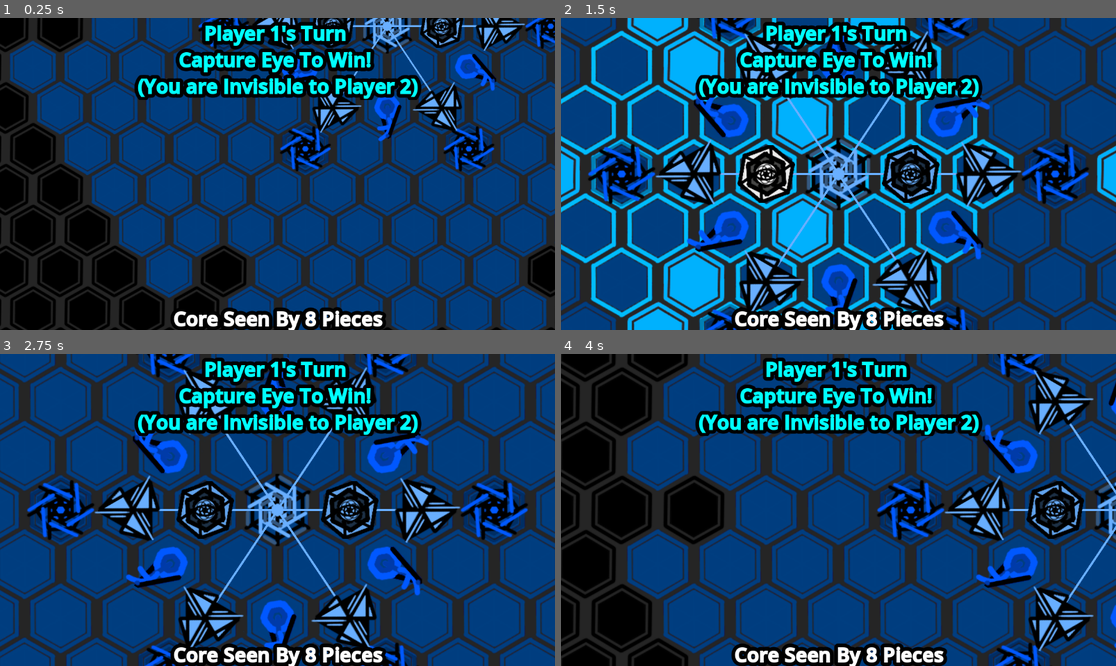
Above: before the commit, frames 1-4 (two rows, left to right).
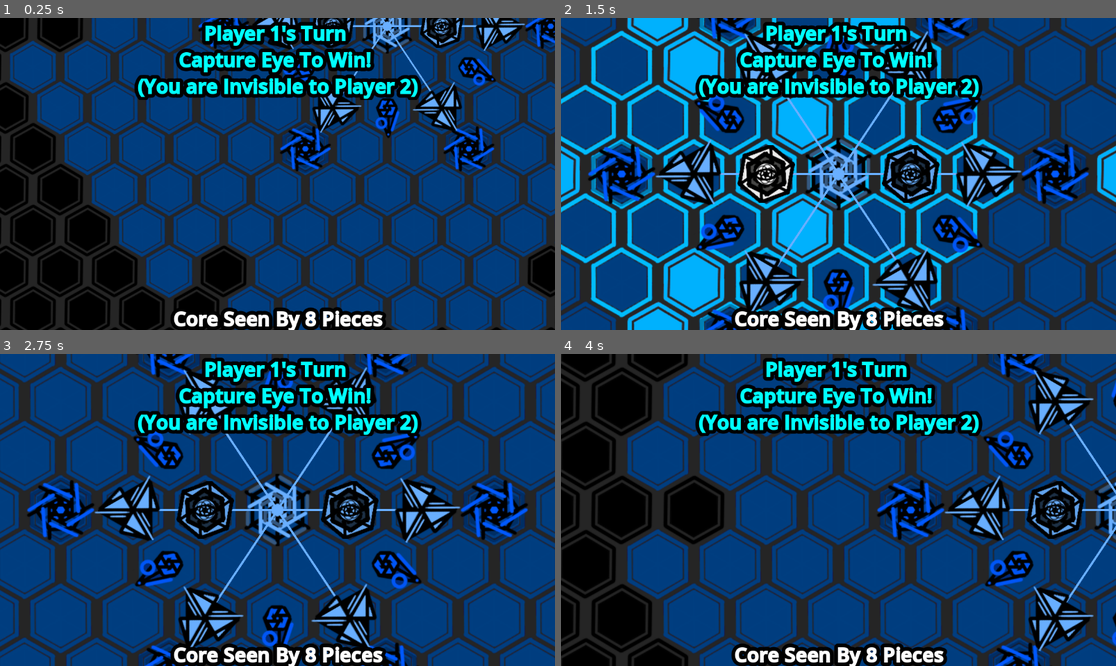
Above: after the commit, the same moments.

Repository: petesamerson/V-s-on
Game: Godot game, scene res://base_scene.tscn
Two runs of this game, one before a commit and one after it. Both use one fixed random seed, a clock stepped at 60 frames per second and the inputs below.
Inputs (mouse positions are in pixels of both pictures, inside the frame that each line leads up to):
- Up to frame 1 (0.25 s): no input
- Up to frame 2 (1.5 s): drag from (921, 64) to (1099, 64) at 0.52 s; tap Enter at 1.25 s; drag from (766, 174) to (910, 174) at 1.27 s
- Up to frame 3 (2.75 s): tap Space at 2 s; click (349, 510) at 2.17 s
- Up to frame 4 (4 s): tap Enter at 2.75 s; drag from (1054, 510) to (766, 510) at 2.77 s; tap Space at 3.5 s; drag from (622, 510) to (910, 510) at 3.52 s

The runs differ from the first frame. In frame 1, 1.0% of the frame differs, in the area x 50-90%, y 11-40%; in frame 2, 4.0%; in frame 3, 4.0%, in the area x 22-78%, y 1-99%; in frame 4, 1.8%.

Commit message:
update rotate look

Diff:
--- a/TowerRotatePiece.gd
+++ b/TowerRotatePiece.gd
@@ -76,6 +76,7 @@
 		selected = false
 		update_piece_color()
 		board.deselect_all_pieces([self])
+		board.update_cur_rotate_board()
 	else:
 		update_cur_rotate()
 		highlight_vision_range()
@@ -93,6 +94,10 @@
 		board.deselect_all_pieces([self])
 
 func update_cur_rotate():
+	if(board == null or position == null):
+		return
+	if owned_player != board.current_player:
+		return
 	var cell = board.local_to_map(position)
 	var first_axis = board.get_line_from_center(cell, cur_direction, 10)
 	var second_axis = board.get_line_from_center(cell, (cur_direction + 1) % 6, 10)
@@ -137,6 +142,8 @@
 		old_selected_rotate_tile_ids.append(board.get_cell_source_id(potential_rotate))
 		board.set_cell(potential_rotate, Tiles.SNOW_FLAKE, Vector2i(0,0))
 
+	board.update_cur_rotate_board(cur_rotate)
+
 
 func handle_move_input_event(event: InputEvent):
 	if event is InputEventMouseButton and event.pressed and event.button_index == MOUSE_BUTTON_LEFT:
--- a/board.gd
+++ b/board.gd
@@ -361,6 +361,7 @@
 				else:
 					line.default_color = get_player_color(true)
 				p.powered = true
+				p.update_piece_color()
 				add_child(line)
 				see_count += 1
 			else:
@@ -370,6 +371,20 @@
 
 	if(see_count == 0):
 		display_winner(determine_winner())
+
+func update_cur_rotate_board(cur_rotate: Array[Vector2i] = []):
+	for child in get_children():
+		if child is Sprite2D:
+			child.queue_free()
+	for rotate_cell in cur_rotate:
+		var source_id := get_cell_source_id(rotate_cell)
+		var source := tile_set.get_source(source_id) as TileSetAtlasSource
+		var sprite := Sprite2D.new()
+		sprite.texture = source.get_texture()
+		var world_position := map_to_local(rotate_cell)
+		sprite.position = world_position
+		sprite.z_index = 3
+		add_child(sprite)
 
 
 
@@ -396,6 +411,7 @@
 	print("clear")
 	for c in board_tiles:
 		set_cell(c, Tiles.BLACK, Vector2i(0,0))
+	update_cur_rotate_board()
 
 
 func deselect_all_pieces(excluded_pieces: Array[Piece] = []):
Binary file changed: sprites/tower1.png
